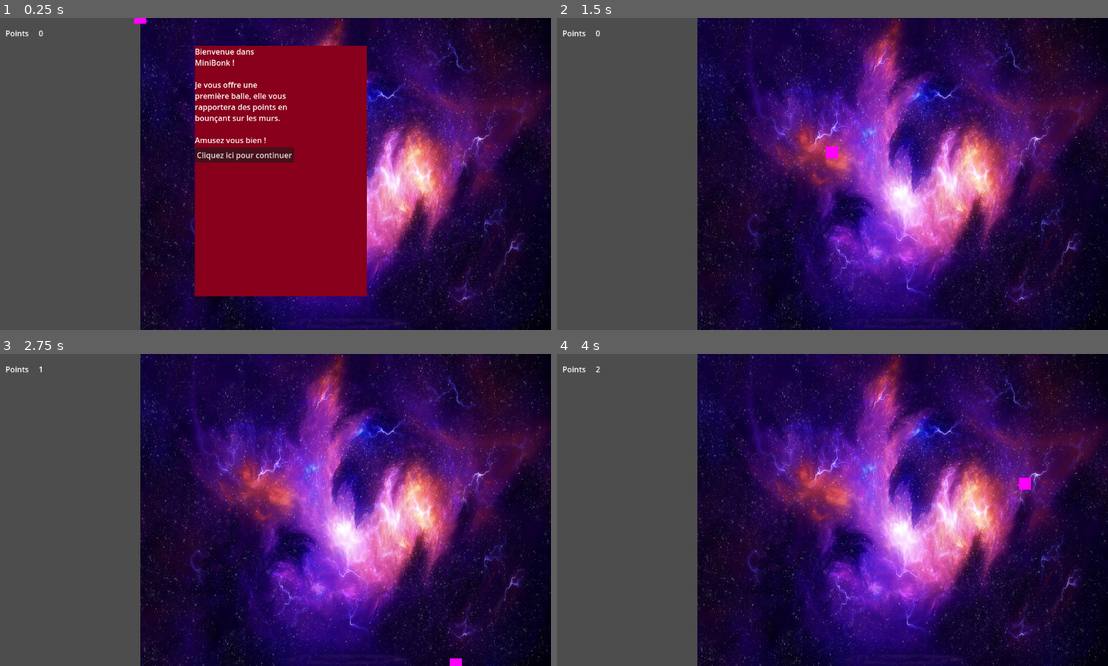
Above: before the commit, frames 1-4 (two rows, left to right).
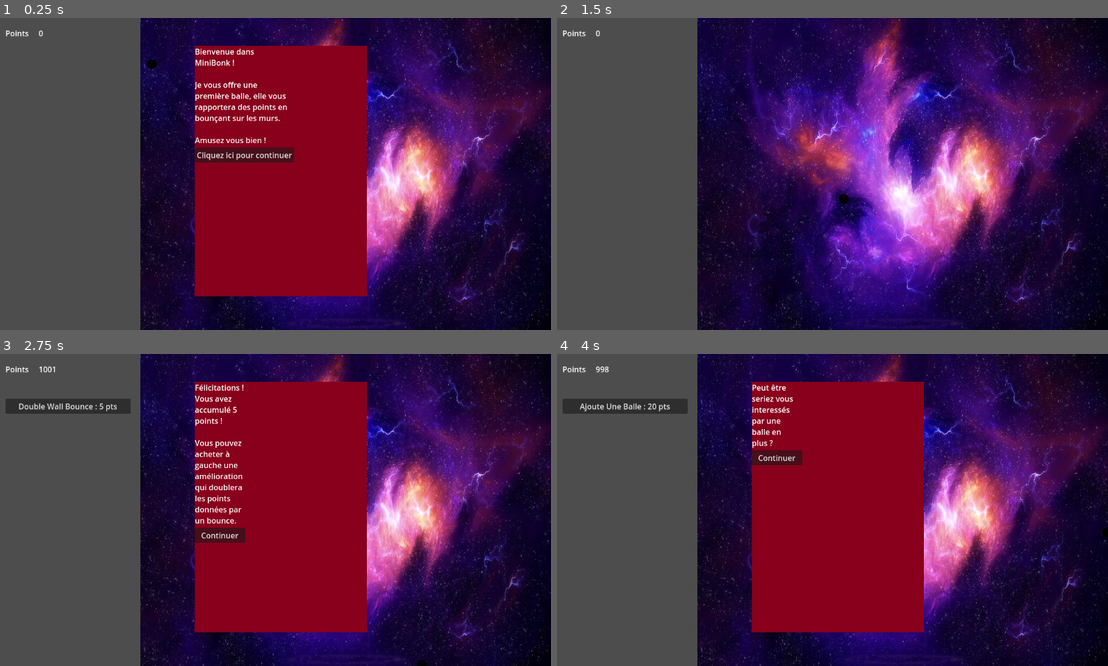
Above: after the commit, the same moments.

Repository: Niksune/Baby-Evolve-Minigame
Game: Godot game, scene res://Scenes/Game/Game.tscn
The game is run twice, just before and just after one commit, with the same random seed, the same clock (stepped at 60 frames per second) and the same inputs.
Inputs (mouse positions are in pixels of both pictures, inside the frame that each line leads up to):
- Up to frame 1 (0.25 s): no input
- Up to frame 2 (1.5 s): click "Cliquez ici pour continuer" at 0.5 s
- Up to frame 3 (2.75 s): no input
- Up to frame 4 (4 s): click (777, 534) at 2.75 s, where only the run after the commit has a clickable "Continuer"; click (623, 407) at 3.5 s, where only the run after the commit has a clickable "Double Wall Bounce : 5 pts"

The runs differ from the first frame. In frame 1, less than 0.1% of the frame differs, in the area x 24-29%, y 0-17%; in frame 2, 0.1%; in frame 3, 26%; in frame 4, 26%, in the area x 1-100%, y 4-90%.

Commit message:
Change ball from a script to a scene + sprite

Diff:
--- a/Scenes/BallGame/Ball.gd
+++ b/Scenes/Ball/Ball.gd
@@ -7,16 +7,9 @@
 @export var max_x = 852
 @export var max_y = 648
 
-
-signal ball_wall_bounce()
-
 func _init():
-	var sprite = Sprite2D.new()
-	var placeholder = PlaceholderTexture2D.new()
-	placeholder.set_size(Vector2(25, 25))
-	sprite.set_texture(placeholder)
-	self.add_child(sprite)
-
+	position.x = randi()%852
+	position.y = randi()%648
 
 func _physics_process(_delta):
 
--- /dev/null
+++ b/Scenes/Ball/Ball.tscn
@@ -0,0 +1,16 @@
+[gd_scene load_steps=4 format=3 uid="uid://chiax3bp2fqbj"]
+
+[ext_resource type="Script" path="res://Scenes/Ball/Ball.gd" id="1_yog06"]
+[ext_resource type="Texture2D" uid="uid://6ceuookxl8ou" path="res://Assets/Pictures/icons8-boule-de-bowling-50.png" id="1_yr7ha"]
+
+[sub_resource type="CircleShape2D" id="CircleShape2D_f3c03"]
+
+[node name="Ball" type="CharacterBody2D"]
+script = ExtResource("1_yog06")
+
+[node name="Sprite2D" type="Sprite2D" parent="."]
+scale = Vector2(0.5, 0.5)
+texture = ExtResource("1_yr7ha")
+
+[node name="CollisionShape2D" type="CollisionShape2D" parent="."]
+shape = SubResource("CircleShape2D_f3c03")
--- a/Scenes/BallGame/BallGame.gd
+++ b/Scenes/BallGame/BallGame.gd
@@ -1,6 +1,6 @@
 extends Node2D
 
-var Ball = load("res://Scenes/BallGame/Ball.gd")
+@export var ball_scene = preload("res://Scenes/Ball/Ball.tscn")
 
 
 signal wall_bounce()
@@ -16,7 +16,7 @@
 
 
 func add_ball():
-	var new_ball = Ball.new()
+	var new_ball = ball_scene.instantiate()
 	self.add_child(new_ball)
 
 
--- a/Scenes/Game/Game.gd
+++ b/Scenes/Game/Game.gd
@@ -5,7 +5,7 @@
 @onready var DialogManager = %DialogManager
 
 
-var current_points : int = 0
+var current_points : int = 1000
 var total_points : int = 0
 
 
Binary file added: Assets/Pictures/icons8-boule-de-bowling-100.png
Not shown, added: Assets/Pictures/icons8-boule-de-bowling-100.png.import
Binary file added: Assets/Pictures/icons8-boule-de-bowling-50.png
Not shown, added: Assets/Pictures/icons8-boule-de-bowling-50.png.import
